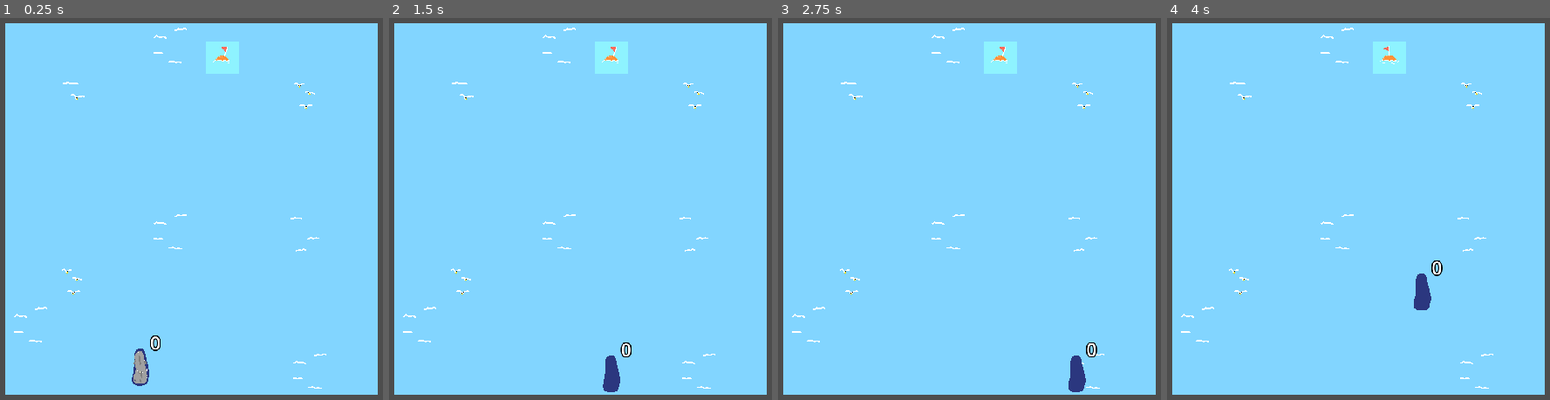
Above: before the commit, frames 1-4 (left to right).
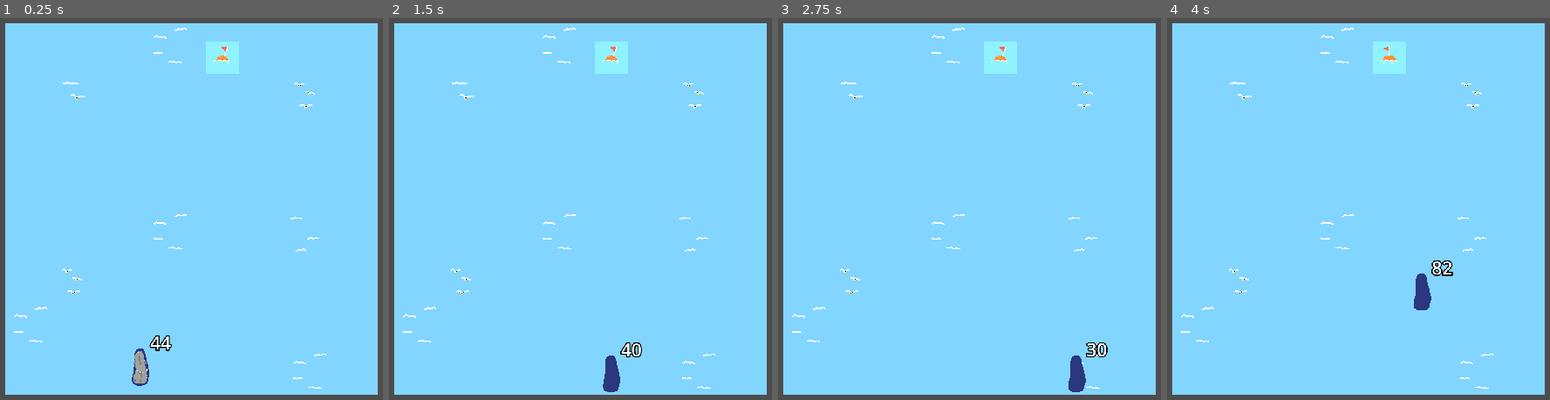
Above: after the commit, the same moments.

Repository: omar-h-omar/submania
Game: Godot game, scene res://scenes/game.tscn
The game is run twice, just before and just after one commit, with the same random seed, the same clock (stepped at 60 frames per second) and the same inputs.
Inputs:
- Up to frame 1 (0.25 s): no input
- Up to frame 2 (1.5 s): hold Right (right) 0.53-1.28 s; hold Down (down) from 1.28 s (still down)
- Up to frame 3 (2.75 s): tap Enter at 2 s; release Down (down) at 2.03 s; hold Right (right) from 2.03 s (still down)
- Up to frame 4 (4 s): release Right (right) at 2.78 s; hold Up (up) 2.78-3.53 s; hold Left (left) from 3.53 s (still down)

The runs differ from the first frame. In frame 1, 0.2% of the frame differs, in the area x 38-45%, y 83-88%; in frame 2, 0.2%, in the area x 60-67%, y 84-89%; in frame 3, 0.1%; in frame 4, 0.2%.

Commit message:
Spawn mines

Diff:
--- a/scenes/MinePlacer.gd
+++ b/scenes/MinePlacer.gd
@@ -6,6 +6,7 @@
 @export var MinesToSpawn := 5
 @export var MinDistanceBetween := 1.0
 
+var _spawnPositions : Array
 # Called when the node enters the scene tree for the first time.
 func _ready():
 	for i in MinesToSpawn:
@@ -18,6 +19,8 @@
 		add_child(mine)
 
 
+
+
 # Called every frame. 'delta' is the elapsed time since the previous frame.
 func _process(delta):
 	pass
--- a/scenes/game.tscn
+++ b/scenes/game.tscn
@@ -1106,3 +1106,6 @@
 [node name="MinePlacer" type="Node" parent="."]
 script = ExtResource("4_n0dgy")
 MinePrefab = ExtResource("2_5ni10")
+SpawnBoundsMin = Vector2(10, 0)
+SpawnBoundsMax = Vector2(1000, 800)
+MinesToSpawn = 300
